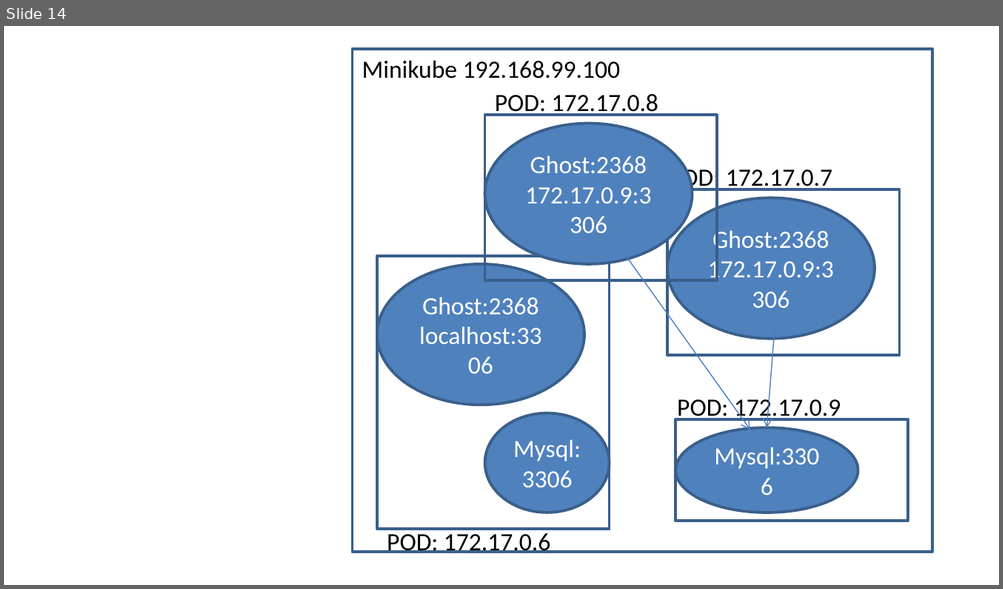
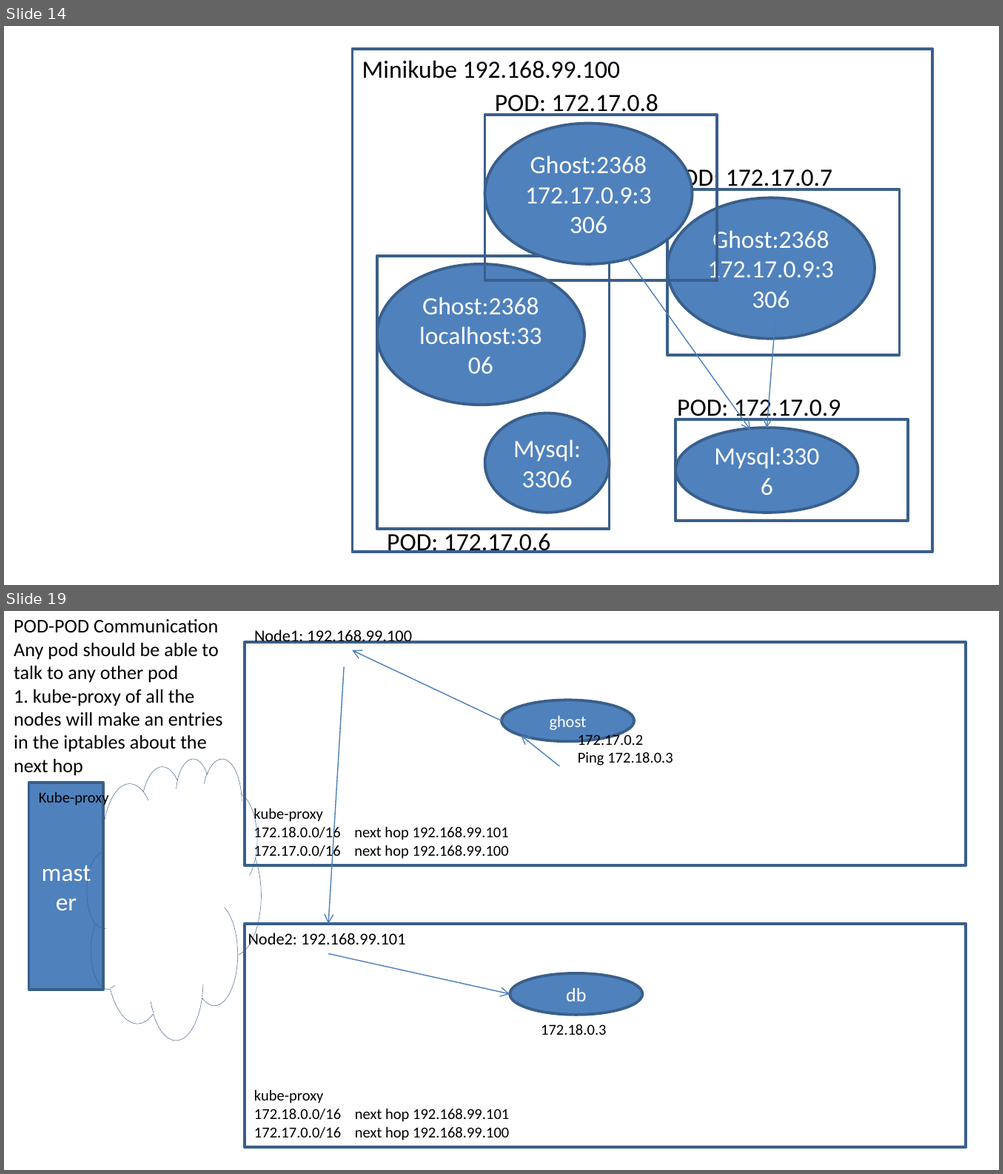
Before and after one commit to AdityaSP/ora-jun10-dock-kube, a slide deck: rough-diag.pptx. Shown one above the other, each under a label of ours: slide 14 before the commit, slides 14 and 19 after it; the slides between them are not shown. The pictures are 1003x589 and 1003x1174 pixels, drawn with LibreOffice and Linux fonts; fonts in the diff are those of the drawing. Boxes give left, top, right and bottom in pixels: in the first picture for what was removed or moved away, otherwise in the second. Text is boxed around its words. In the diff, an @@ line names an element or a change of style, - is before the commit and + after.

```diff
--- a/rough-diag.pptx
+++ b/rough-diag.pptx
@@ slide 19 added at [4, 611, 999, 1170], background #FFFFFF @@
@@ text added at [14, 619, 223, 776], 14 pt, text #000000 @@
+POD-POD Communication
+Any pod should be able to talk to any other pod
+1. kube-proxy of all the nodes will make an entries in the iptables about the next hop
@@ text added at [254, 629, 412, 644], 12 pt, text #000000 @@
+Node1: 192.168.99.100
@@ rectangle added at [244, 642, 966, 866], outline #3A5F8C 2 pt @@
@@ arrow added from (501, 721) to (352, 651), #4B7EBC 0.75 pt @@
@@ arrow added from (344, 667) to (328, 924), #4B7EBC 0.75 pt @@
@@ ellipse added at [501, 701, 634, 742], fill #4F81BD, outline #3A5F8C 2 pt, 12 pt, text #FFFFFF @@
+ghost
@@ arrow added from (559, 766) to (521, 735), #4B7EBC 0.75 pt @@
@@ text added at [578, 732, 672, 766], 11 pt, text #000000 @@
+172.17.0.2
+Ping 172.18.0.3
@@ cloud added at [87, 758, 261, 1039], outline #3A5F8C 0.25 pt @@
@@ rectangle added at [29, 783, 103, 990], fill #4F81BD, outline #3A5F8C 2 pt, 18 pt, text #FFFFFF @@
+master
@@ text added at [39, 790, 109, 807], 11 pt, text #000000 @@
+Kube-proxy
@@ text added at [253, 808, 509, 860], 11 pt, text #000000 @@
+kube-proxy
+172.18.0.0/16 next hop 192.168.99.101
+172.17.0.0/16 next hop 192.168.99.100
@@ rectangle added at [244, 924, 966, 1148], outline #3A5F8C 2 pt @@
@@ text added at [248, 931, 406, 947], 12 pt, text #000000 @@
+Node2: 192.168.99.101
@@ arrow added from (328, 954) to (509, 994), #4B7EBC 0.75 pt @@
@@ ellipse added at [509, 974, 642, 1016], fill #4F81BD, outline #3A5F8C 2 pt, 14 pt, text #FFFFFF @@
+db
@@ text added at [540, 1025, 606, 1035], 11 pt, text #000000 @@
+172.18.0.3
@@ text added at [254, 1090, 509, 1141], 11 pt, text #000000 @@
+kube-proxy
+172.18.0.0/16 next hop 192.168.99.101
+172.17.0.0/16 next hop 192.168.99.100
```
Also in this commit, not shown: 1 slide changed, 5 other slides added.
